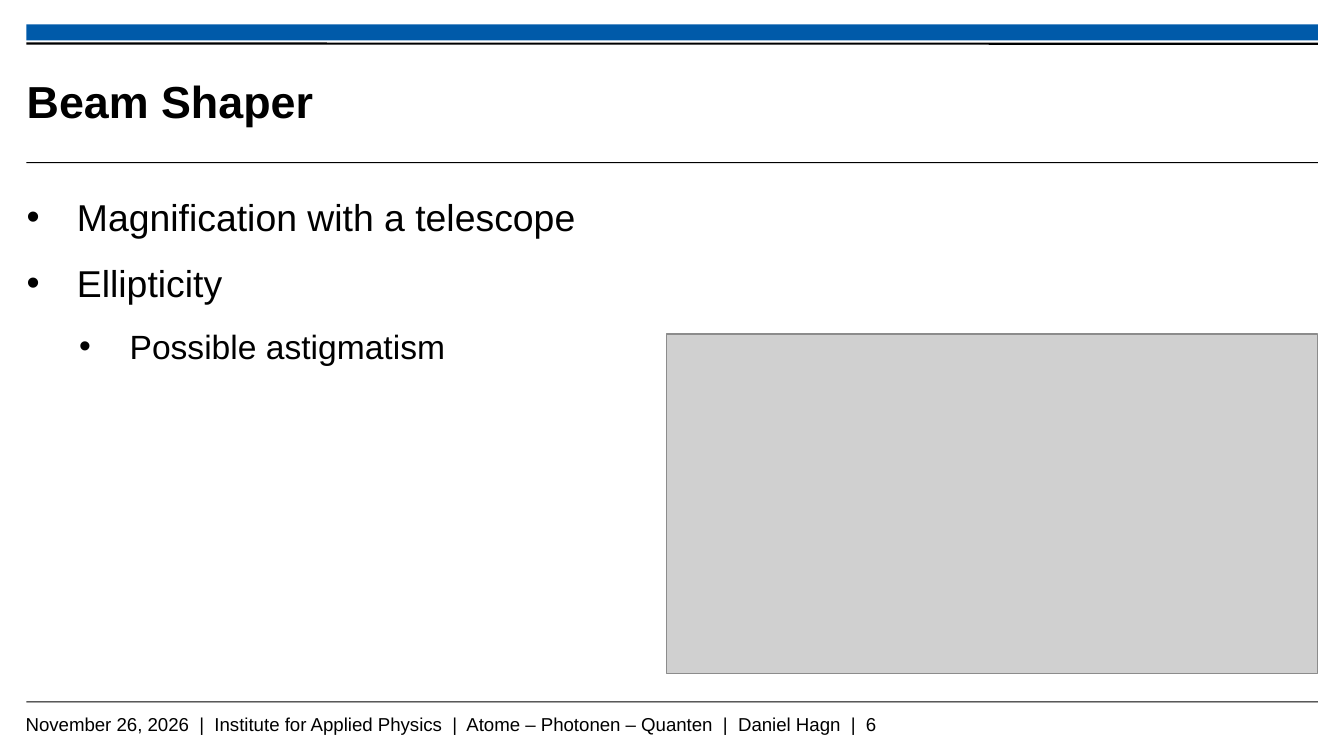
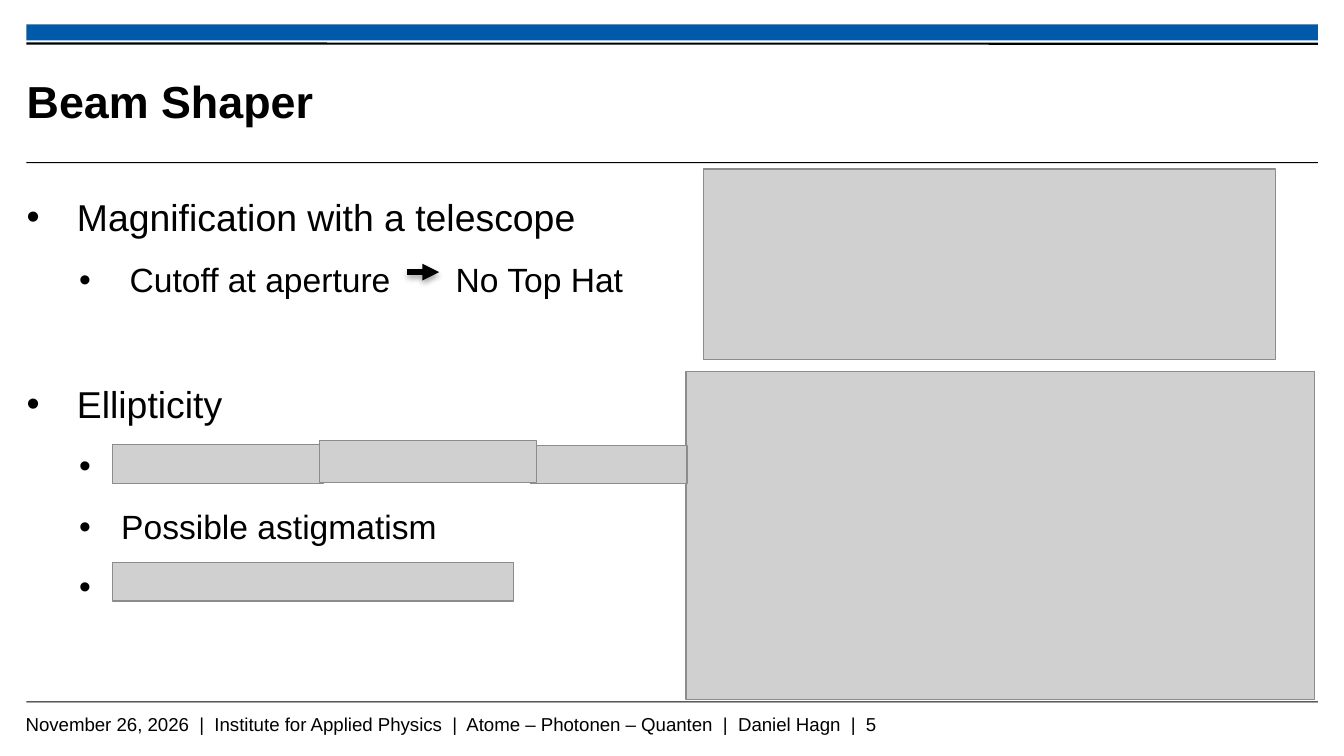
Before and after one commit to Daniel-Hagn-physik/Masterthesis_Backup, a slide deck: slide 5 of Hagn_Daniel_Mastervortrag.pptx (slide 6 before the commit). Drawn at 1344x756 pixels with LibreOffice and Linux fonts; fonts in the diff are those of the drawing; grey boxes stand for pictures; background and template pictures are left out. Boxes give left, top, right and bottom in pixels: in the first picture for what was removed or moved away, otherwise in the second. Text is boxed around its words. In the diff, an @@ line names an element or a change of style, - is before the commit and + after.

```diff
--- a/Hagn_Daniel_Mastervortrag.pptx
+++ b/Hagn_Daniel_Mastervortrag.pptx
@@ picture added at (x1=704, y1=169, x2=1277, y2=360) @@
@@ text at (x1=130, y1=267, x2=623, y2=298): paragraph added @@
+    • Cutoff at aperture No Top Hat
@@ arrow added from (407, 273) to (439, 273), #000000 3 pt @@
@@ picture resized from (x1=667, y1=333, x2=1317, y2=673) to (x1=687, y1=372, x2=1314, y2=700) @@
@@ picture added at (x1=113, y1=445, x2=324, y2=484) @@
@@ picture added at (x1=320, y1=441, x2=536, y2=482) @@
@@ picture added at (x1=531, y1=446, x2=688, y2=484) @@
@@ text at (x1=121, y1=514, x2=436, y2=546): indent changed @@
@@ picture added at (x1=112, y1=563, x2=513, y2=601) @@
@@ text at (x1=26, y1=717, x2=876, y2=735): text changed @@
-November 26, 2026 | Institute for Applied Physics | Atome – Photonen – Quanten | Daniel Hagn | 6
+November 26, 2026 | Institute for Applied Physics | Atome – Photonen – Quanten | Daniel Hagn | 5
```
Also in this commit, not shown: 5 other slides changed, 1 slide removed.
